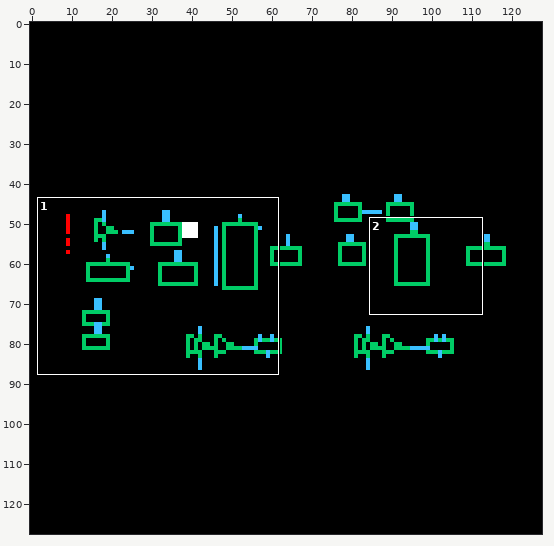
File history of a sprite sheet, ECE464_45nm/full/schematic/thumbnail_128x128.png. The picture above shows the old version from afar; the outline marks the close-up.
Close-up. Earlier state:
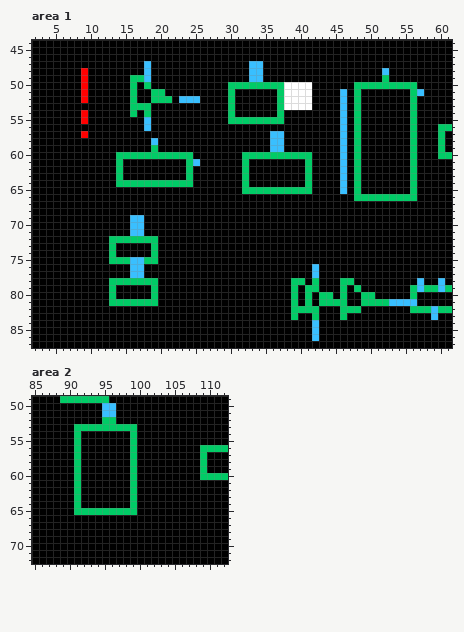
The file is 128x128 pixels. Shown: area 1: x 2..61, y 44..87; area 2: x 85..112, y 49..72.
The same view after the edit:
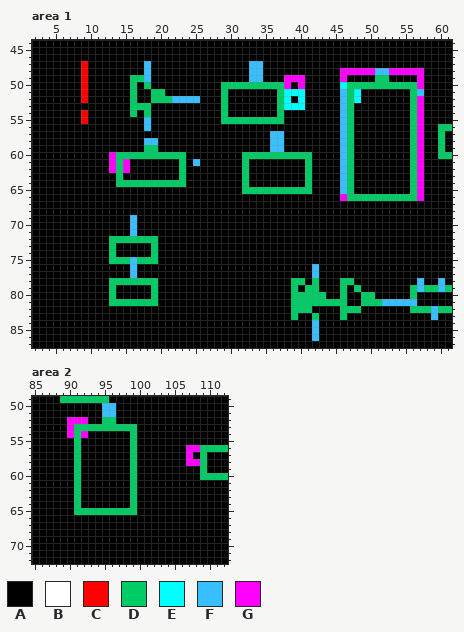
Palette (. is transparent): A #000000  B #ffffff  C #ff0000  D #00cc66  E #00ffff  F #39bfff  G #ff00ff
Diff:
--- area 1
@@ x 2..61 @@
 46 AAAAAAAAAAAAAAAAAAAAAAAAAAAAAAAAAAAAAAAAAAAAAAAAAAAAAAAAAAAA
-47 AAAAAAAAAAAAAAAAFAAAAAAAAAAAAAAFFAAAAAAAAAAAAAAAAAAAAAAAAAAA
-48 AAAAAAACAAAAAAAAFAAAAAAAAAAAAAAFFAAAAAAAAAAAAAAAAAFAAAAAAAAA
-49 AAAAAAACAAAAAADDFAAAAAAAAAAAAAAFFAAAAAAAAAAAAAAAAADAAAAAAAAA
-50 AAAAAAACAAAAAADADAAAAAAAAAAADDDDDDDDBBBBAAAAAADDDDDDDDDAAAAA
-51 AAAAAAACAAAAAADAADDAAAAAAAAADAAAAAADBBBBAAAAFADAAAAAAADFAAAA
-52 AAAAAAACAAAAAADAADDDAFFFAAAADAAAAAADBBBBAAAAFADAAAAAAADAAAAA
-53 AAAAAAAAAAAAAADDDAAAAAAAAAAADAAAAAADBBBBAAAAFADAAAAAAADAAAAA
-54 AAAAAAACAAAAAADADAAAAAAAAAAADAAAAAADAAAAAAAAFADAAAAAAADAAAAA
-55 AAAAAAACAAAAAAAAFAAAAAAAAAAADDDDDDDDAAAAAAAAFADAAAAAAADAAAAA
-56 AAAAAAAAAAAAAAAAFAAAAAAAAAAAAAAAAAAAAAAAAAAAFADAAAAAAADAAADD
-57 AAAAAAACAAAAAAAAAAAAAAAAAAAAAAAAAAFFAAAAAAAAFADAAAAAAADAAADA
-58 AAAAAAAAAAAAAAAAAFAAAAAAAAAAAAAAAAFFAAAAAAAAFADAAAAAAADAAADA
-59 AAAAAAAAAAAAAAAAADAAAAAAAAAAAAAAAAFFAAAAAAAAFADAAAAAAADAAADA
-60 AAAAAAAAAAAADDDDDDDDDDDAAAAAAADDDDDDDDDDAAAAFADAAAAAAADAAADD
-61 AAAAAAAAAAAADAAAAAAAAADFAAAAAADAAAAAAAADAAAAFADAAAAAAADAAAAA
-62 AAAAAAAAAAAADAAAAAAAAADAAAAAAADAAAAAAAADAAAAFADAAAAAAADAAAAA
-63 AAAAAAAAAAAADAAAAAAAAADAAAAAAADAAAAAAAADAAAAFADAAAAAAADAAAAA
-64 AAAAAAAAAAAADDDDDDDDDDDAAAAAAADAAAAAAAADAAAAFADAAAAAAADAAAAA
-65 AAAAAAAAAAAAAAAAAAAAAAAAAAAAAADDDDDDDDDDAAAAFADAAAAAAADAAAAA
-66 AAAAAAAAAAAAAAAAAAAAAAAAAAAAAAAAAAAAAAAAAAAAAADDDDDDDDDAAAAA
+47 AAAAAAACAAAAAAAAFAAAAAAAAAAAAAAFFAAAAAAAAAAAAAAAAAAAAAAAAAAA
+48 AAAAAAACAAAAAAAAFAAAAAAAAAAAAAAFFAAAAAAAAAAAGGGGGFFGGGGGAAAA
+49 AAAAAAACAAAAAADDFAAAAAAAAAAAAAAFFAAAGGGAAAAAGAAAADDAAAAGAAAA
+50 AAAAAAACAAAAAADADAAAAAAAAAADDDDDDDDDGAGAAAAAEDDDDDDDDDDGAAAA
+51 AAAAAAACAAAAAADAADDAAAAAAAADAAAAAAADEEEAAAAAFDEAAAAAAADFAAAA
+52 AAAAAAACAAAAAADAADDDFFFFAAADAAAAAAADEAEAAAAAFDEAAAAAAADGAAAA
+53 AAAAAAAAAAAAAADDDAAAAAAAAAADAAAAAAADEEEAAAAAFDAAAAAAAADGAAAA
+54 AAAAAAACAAAAAADADAAAAAAAAAADAAAAAAADAAAAAAAAFDAAAAAAAADGAAAA
+55 AAAAAAACAAAAAAAAFAAAAAAAAAADDDDDDDDDAAAAAAAAFDAAAAAAAADGAAAA
+56 AAAAAAAAAAAAAAAAFAAAAAAAAAAAAAAAAAAAAAAAAAAAFDAAAAAAAADGAADD
+57 AAAAAAAAAAAAAAAAAAAAAAAAAAAAAAAAAAFFAAAAAAAAFDAAAAAAAADGAADA
+58 AAAAAAAAAAAAAAAAFFAAAAAAAAAAAAAAAAFFAAAAAAAAFDAAAAAAAADGAADA
+59 AAAAAAAAAAAAAAAADDAAAAAAAAAAAAAAAAFFAAAAAAAAFDAAAAAAAADGAADA
+60 AAAAAAAAAAAGDDDDDDDDDDAAAAAAAADDDDDDDDDDAAAAFDAAAAAAAADGAADD
+61 AAAAAAAAAAAGDGAAAAAAADAFAAAAAADAAAAAAAADAAAAFDAAAAAAAADGAAAA
+62 AAAAAAAAAAAGDGAAAAAAADAAAAAAAADAAAAAAAADAAAAFDAAAAAAAADGAAAA
+63 AAAAAAAAAAAADAAAAAAAADAAAAAAAADAAAAAAAADAAAAFDAAAAAAAADGAAAA
+64 AAAAAAAAAAAADDDDDDDDDDAAAAAAAADAAAAAAAADAAAAFDAAAAAAAADGAAAA
+65 AAAAAAAAAAAAAAAAAAAAAAAAAAAAAADDDDDDDDDDAAAAFDAAAAAAAADGAAAA
+66 AAAAAAAAAAAAAAAAAAAAAAAAAAAAAAAAAAAAAAAAAAAAGDDDDDDDDDDGAAAA
 67 AAAAAAAAAAAAAAAAAAAAAAAAAAAAAAAAAAAAAAAAAAAAAAAAAAAAAAAAAAAA
 68 AAAAAAAAAAAAAAAAAAAAAAAAAAAAAAAAAAAAAAAAAAAAAAAAAAAAAAAAAAAA
-69 AAAAAAAAAAAAAAFFAAAAAAAAAAAAAAAAAAAAAAAAAAAAAAAAAAAAAAAAAAAA
-70 AAAAAAAAAAAAAAFFAAAAAAAAAAAAAAAAAAAAAAAAAAAAAAAAAAAAAAAAAAAA
-71 AAAAAAAAAAAAAAFFAAAAAAAAAAAAAAAAAAAAAAAAAAAAAAAAAAAAAAAAAAAA
+69 AAAAAAAAAAAAAAFAAAAAAAAAAAAAAAAAAAAAAAAAAAAAAAAAAAAAAAAAAAAA
+70 AAAAAAAAAAAAAAFAAAAAAAAAAAAAAAAAAAAAAAAAAAAAAAAAAAAAAAAAAAAA
+71 AAAAAAAAAAAAAAFAAAAAAAAAAAAAAAAAAAAAAAAAAAAAAAAAAAAAAAAAAAAA
 72 AAAAAAAAAAADDDDDDDAAAAAAAAAAAAAAAAAAAAAAAAAAAAAAAAAAAAAAAAAA
@@ x 15..54 @@
 74 AAAADAAAAAAAAAAAAAAAAAAAAAAAAAAAAAAAAAAA
-75 DFFDDAAAAAAAAAAAAAAAAAAAAAAAAAAAAAAAAAAA
-76 AFFAAAAAAAAAAAAAAAAAAAAAAAAFAAAAAAAAAAAA
-77 AFFAAAAAAAAAAAAAAAAAAAAAAAAFAAAAAAAAAAAA
+75 DFDDDAAAAAAAAAAAAAAAAAAAAAAAAAAAAAAAAAAA
+76 AFAAAAAAAAAAAAAAAAAAAAAAAAAFAAAAAAAAAAAA
+77 AFAAAAAAAAAAAAAAAAAAAAAAAAAFAAAAAAAAAAAA
 78 DDDDDAAAAAAAAAAAAAAAAAAADDADAAADDAAAAAAA
 79 AAAADAAAAAAAAAAAAAAAAAAADADDAAADADAAAAAA
-80 AAAADAAAAAAAAAAAAAAAAAAADADADDADAADDAAAA
-81 DDDDDAAAAAAAAAAAAAAAAAAADADADDDDAADDDDFF
-82 AAAAAAAAAAAAAAAAAAAAAAAADDDDAAADDDAAAAAA
+80 AAAADAAAAAAAAAAAAAAAAAAADDDDDAADAADDAAAA
+81 DDDDDAAAAAAAAAAAAAAAAAAADDDDDDDDAADDDFFF
+82 AAAAAAAAAAAAAAAAAAAAAAAADDDAAAADDDAAAAAA
 83 AAAAAAAAAAAAAAAAAAAAAAAADAADAAADAAAAAAAA
--- area 2
@@ x 85..112 @@
 51 AAAAAAAAAAFFAAAAAAAAAAAAAAAA
-52 AAAAAAAAAADDAAAAAAAAAAAAAAAA
-53 AAAAAADDDDDDDDDAAAAAAAAAAAAA
-54 AAAAAADAAAAAAADAAAAAAAAAAAAA
+52 AAAAAGGGAADDAAAAAAAAAAAAAAAA
+53 AAAAAGDDDDDDDDDAAAAAAAAAAAAA
+54 AAAAAGDGAAAAAADAAAAAAAAAAAAA
 55 AAAAAADAAAAAAADAAAAAAAAAAAAA
-56 AAAAAADAAAAAAADAAAAAAAAADDDD
-57 AAAAAADAAAAAAADAAAAAAAAADAAA
-58 AAAAAADAAAAAAADAAAAAAAAADAAA
+56 AAAAAADAAAAAAADAAAAAAAGGDDDD
+57 AAAAAADAAAAAAADAAAAAAAGADAAA
+58 AAAAAADAAAAAAADAAAAAAAGGDAAA
 59 AAAAAADAAAAAAADAAAAAAAAADAAA
